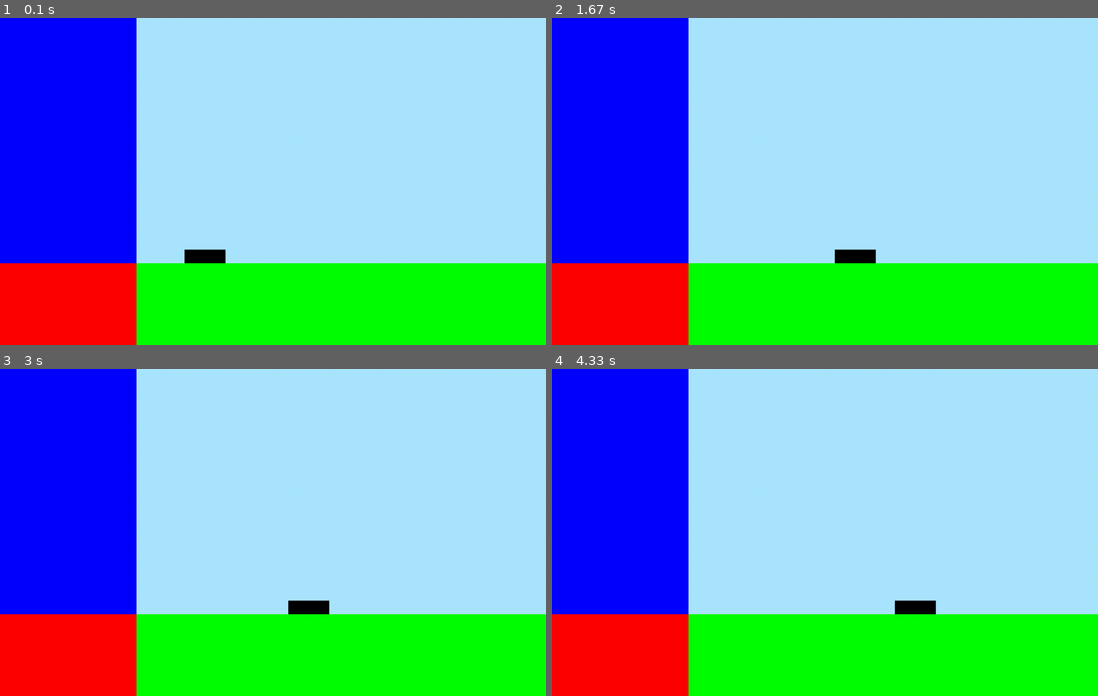
Above: before the commit, frames 1-4 (two rows, left to right).
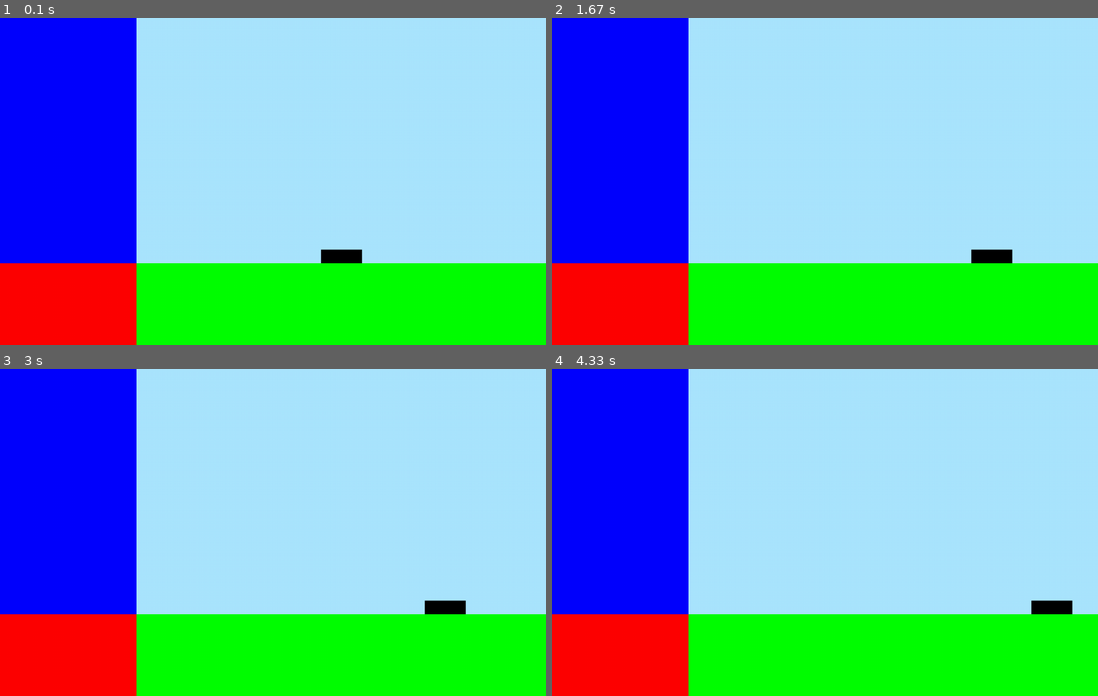
Above: after the commit, the same moments.

Repository: RenegadeMJB/cannon_fodder_clone
Game: pygame game, started from cannon_fodder.py
Same seed, same stepped clock (60 frames per second), same inputs: the game is played once before the commit and once after it.
Inputs:
- Up to frame 1 (0.1 s): no input
- Up to frame 2 (1.67 s): hold Right 0.33-0.8 s; hold Right 0.83-1.3 s; hold Left from 1.33 s (still down)
- Up to frame 3 (3 s): release Left at 1.87 s; hold Left 1.9-2.3 s; hold Right 2.33-2.97 s
- Up to frame 4 (4.33 s): hold Left 3-3.47 s; hold Right 3.5-3.97 s; hold Right from 4 s (still down)

The runs differ from the first frame. In frame 1, 0.6% of the frame differs, in the area x 33-67%, y 70-75%; in frame 2, 0.6%; in frame 3, 0.6%; in frame 4, 0.6%.

Commit message:
Update cannon_fodder.py

Diff:
--- a/cannon_fodder.py
+++ b/cannon_fodder.py
@@ -54,7 +54,7 @@
 MenuSurfRect = MenuSurf.get_rect()
 
 player = Player()
-player.setCoords(PlaySurfRect.centerx,PlaySurfRect.bottom)
+player.setCoords(PlaySurfRect.centerx + 1/4*SCREEN_WIDTH,PlaySurfRect.bottom)
 
 running = True
 while running:
